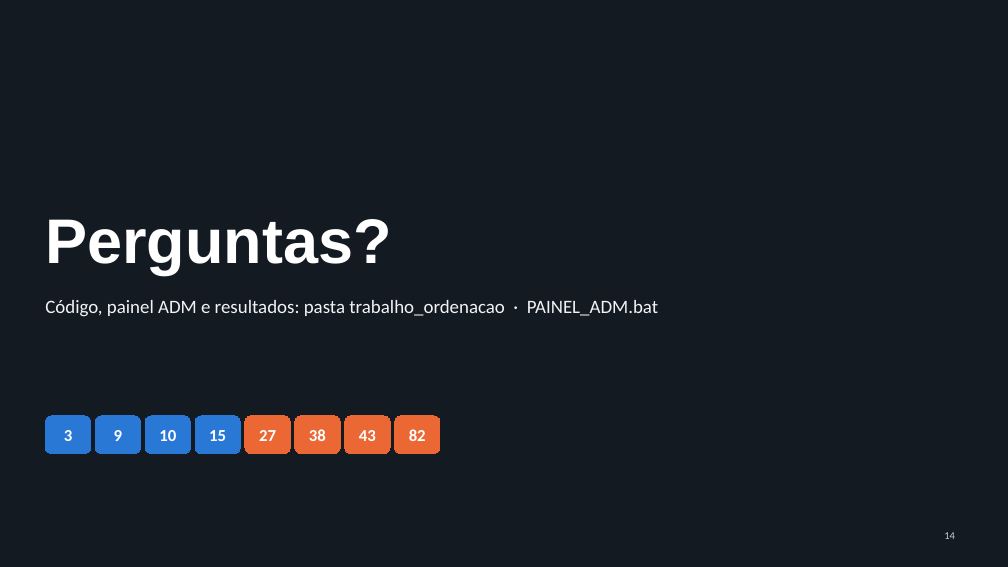
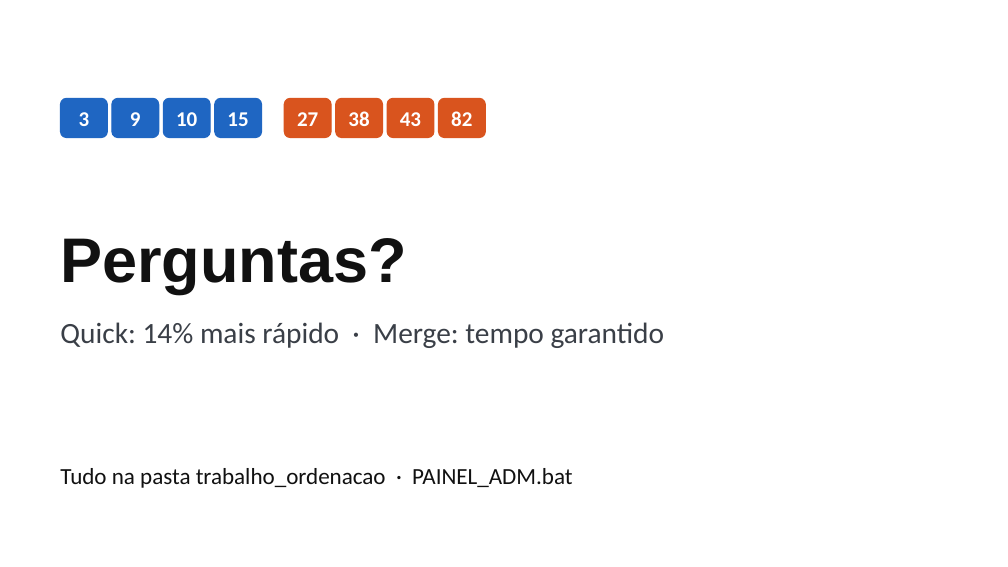
Before and after one commit to guint3r/Trabalho_Simulador_OS, a slide deck: slide 14 of trabalho_ordenacao/apresentacao/slides.pptx. Drawn at 1008x567 pixels with LibreOffice and Linux fonts; fonts in the diff are those of the drawing. Boxes give left, top, right and bottom in pixels: in the first picture for what was removed or moved away, otherwise in the second. Text is boxed around its words. In the diff, an @@ line names an element or a change of style, - is before the commit and + after.

```diff
--- a/trabalho_ordenacao/apresentacao/slides.pptx
+++ b/trabalho_ordenacao/apresentacao/slides.pptx
@@ background #141A22 to #FFFFFF @@
@@ rounded rectangle "3": place and size @@
-rounded rectangle "3" at [45, 416, 91, 454]
+rounded rectangle "3" at [60, 98, 107, 138]
@@ rounded rectangle "9": place and size @@
-rounded rectangle "9" at [95, 416, 141, 454]
+rounded rectangle "9" at [112, 98, 159, 138]
@@ rounded rectangle "10": place and size @@
-rounded rectangle "10" at [145, 416, 191, 454]
+rounded rectangle "10" at [163, 98, 210, 138]
@@ size 16 to 20 pt; fill #2A78D6 to #1F66C2; outline #2A78D6 0.75 pt to #1F66C2 1 pt; proportions changed in 4 elements at [60, 98, 107, 138], [112, 98, 159, 138], [163, 98, 210, 138], [215, 98, 262, 138] @@
@@ rounded rectangle "15": place and size @@
-rounded rectangle "15" at [195, 416, 240, 454]
+rounded rectangle "15" at [215, 98, 262, 138]
@@ 3 rounded rectangles: place and size @@
-3 rounded rectangles at [245, 416, 390, 454]
+3 rounded rectangles at [284, 98, 434, 138]
@@ size 16 to 20 pt; fill #EB6834 to #D9541E; outline #EB6834 0.75 pt to #D9541E 1 pt; proportions changed in 4 elements at [284, 98, 331, 138], [336, 98, 383, 138], [387, 98, 434, 138], [439, 98, 485, 138] @@
@@ rounded rectangle "82": place and size @@
-rounded rectangle "82" at [395, 416, 440, 454]
+rounded rectangle "82" at [439, 98, 485, 138]
@@ title "Perguntas?": place and size @@
-title "Perguntas?" at [45, 219, 391, 274]
+title "Perguntas?" at [60, 238, 406, 293]
@@ title "Perguntas?" at [60, 238, 406, 293]: text colour #FFFFFF to #111111 @@
@@ text removed at [45, 300, 658, 317] @@
-Código, painel ADM e resultados: pasta trabalho_ordenacao · PAINEL_ADM.bat
@@ text added at [60, 322, 664, 348], 28 pt, text #3A3F47 @@
+Quick: 14% mais rápido · Merge: tempo garantido
@@ text added at [60, 468, 572, 488], 22 pt, text #111111 @@
+Tudo na pasta trabalho_ordenacao · PAINEL_ADM.bat
@@ page number removed at [944, 532, 955, 539] @@
-14
```
Also in this commit, not shown: 9 other slides changed, 4 slides added, 4 slides removed, 2 other files.
